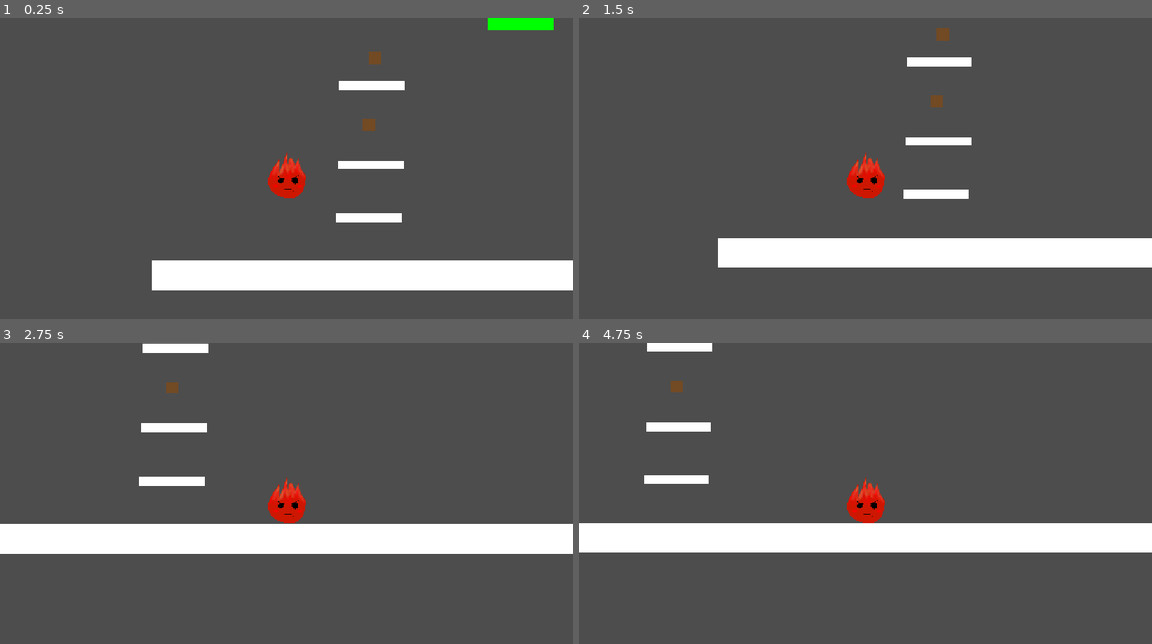
Above: before the commit, frames 1-4 (two rows, left to right).
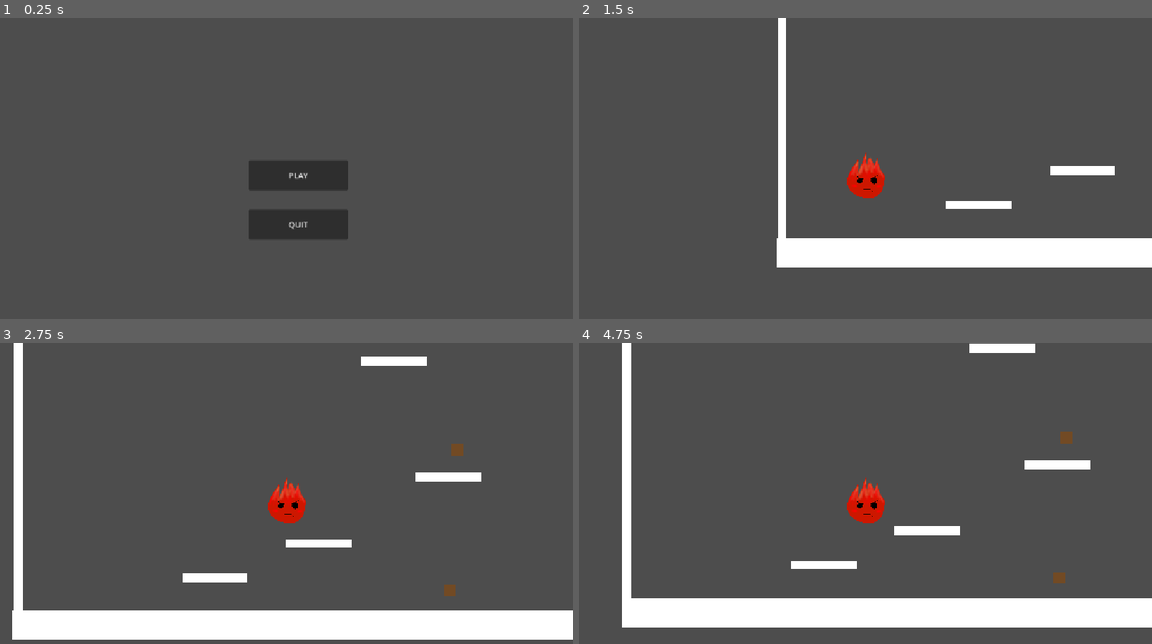
Above: after the commit, the same moments.

Repository: Gozittopl/HavenGameJam
Game: Godot game, scene res://scenes/Mainmenu.tscn
The game is run twice, just before and just after one commit, with the same random seed, the same clock (stepped at 60 frames per second) and the same inputs. Before the commit the project starts from res://scenes/lvl2.tscn.
Inputs (mouse positions are in pixels of both pictures, inside the frame that each line leads up to):
- Up to frame 1 (0.25 s): no input
- Up to frame 2 (1.5 s): click (876, 174) at 0.5 s, where only the run after the commit has a clickable "PLAY"; tap Enter (ui_accept) at 1.25 s; hold D (move_right) from 1.28 s (still down)
- Up to frame 3 (2.75 s): keep holding D (move_right); tap Enter (ui_accept) at 1.52, 2.27 s
- Up to frame 4 (4.75 s): release D (move_right) at 2.78 s; hold A (move_left) 2.78-3.53 s; hold D (move_right) from 3.53 s (still down); tap Enter (ui_accept) at 3.77, 4.52 s

The runs differ from the first frame. In frame 1, 12% of the frame differs, in the area x 26-100%, y 0-91%; in frame 2, 3.8%; in frame 3, 23%, in the area x 0-100%, y 0-99%; in frame 4, 22%.

Commit message:
levels

Diff:
--- a/project.godot
+++ b/project.godot
@@ -11,7 +11,7 @@
 [application]
 
 config/name="Gamejam2026"
-run/main_scene="uid://b223jgpr6dkdt"
+run/main_scene="uid://wyp0fl8oanam"
 config/features=PackedStringArray("4.6", "Forward Plus")
 config/icon="res://icon.svg"
 
--- /dev/null
+++ b/scenes/Mainmenu.tscn
@@ -0,0 +1,27 @@
+[gd_scene format=3 uid="uid://wyp0fl8oanam"]
+
+[ext_resource type="Script" uid="uid://ik4vn7ygsnme" path="res://scripts/mainmenu.gd" id="1_gmv32"]
+
+[node name="MainMenu" type="Control" unique_id=174271052]
+layout_mode = 3
+anchors_preset = 0
+script = ExtResource("1_gmv32")
+
+[node name="QuitButton" type="Button" parent="." unique_id=1702760663]
+layout_mode = 0
+offset_left = 500.0
+offset_top = 386.0
+offset_right = 700.0
+offset_bottom = 446.0
+text = "QUIT"
+
+[node name="PlayButton" type="Button" parent="." unique_id=366119069]
+layout_mode = 0
+offset_left = 500.0
+offset_top = 287.0
+offset_right = 700.0
+offset_bottom = 347.0
+text = "PLAY"
+
+[connection signal="pressed" from="QuitButton" to="." method="_on_quit_button_pressed"]
+[connection signal="pressed" from="PlayButton" to="." method="_on_play_button_pressed"]
--- a/scenes/level1.tscn
+++ b/scenes/level1.tscn
@@ -5,6 +5,7 @@
 [ext_resource type="PackedScene" uid="uid://c3u5huwtef4d6" path="res://scenes/Coffee.tscn" id="3_6sh32"]
 [ext_resource type="PackedScene" uid="uid://cdu67666ixq0m" path="res://scenes/platform.tscn" id="4_ejswk"]
 [ext_resource type="PackedScene" uid="uid://80dv7rfutiix" path="res://scenes/finish.tscn" id="5_ru4tf"]
+[ext_resource type="PackedScene" uid="uid://1rqsngruh4y2" path="res://scenes/wall.tscn" id="6_6sh32"]
 
 [node name="Level1" type="Node2D" unique_id=1460091751]
 
@@ -47,3 +48,11 @@
 [node name="Finish" parent="." unique_id=1119427143 instance=ExtResource("5_ru4tf")]
 position = Vector2(114, -57)
 next_level_path = "uid://bpctmb5uald5n"
+
+[node name="Wall" parent="." unique_id=98720528 instance=ExtResource("6_6sh32")]
+position = Vector2(-1223, -217)
+scale = Vector2(1, 10)
+
+[node name="Wall2" parent="." unique_id=1403905310 instance=ExtResource("6_6sh32")]
+position = Vector2(1145, -217)
+scale = Vector2(1, 10)
--- a/scenes/lvl2.tscn
+++ b/scenes/lvl2.tscn
@@ -5,6 +5,7 @@
 [ext_resource type="PackedScene" uid="uid://c3u5huwtef4d6" path="res://scenes/Coffee.tscn" id="3_nb5j2"]
 [ext_resource type="PackedScene" uid="uid://cdu67666ixq0m" path="res://scenes/platform.tscn" id="4_r7wj8"]
 [ext_resource type="PackedScene" uid="uid://80dv7rfutiix" path="res://scenes/finish.tscn" id="5_3n54i"]
+[ext_resource type="PackedScene" uid="uid://1rqsngruh4y2" path="res://scenes/wall.tscn" id="6_nb5j2"]
 
 [node name="Main" type="Node2D" unique_id=1460091751]
 
@@ -12,7 +13,7 @@
 position = Vector2(-784, 550)
 
 [node name="Ground" parent="." unique_id=2120301584 instance=ExtResource("2_3n54i")]
-position = Vector2(-38, 936)
+position = Vector2(-487, 912)
 
 [node name="Coffee" parent="." unique_id=575645644 instance=ExtResource("3_nb5j2")]
 position = Vector2(-507, 428)
@@ -45,3 +46,13 @@
 position = Vector2(-452, -1332)
 
 [node name="Finish" parent="." unique_id=1119427143 instance=ExtResource("5_3n54i")]
+position = Vector2(-449, -1450)
+next_level_path = "uid://cvga1viiy511n"
+
+[node name="Wall" parent="." unique_id=2139381859 instance=ExtResource("6_nb5j2")]
+position = Vector2(-1663, -1316)
+scale = Vector2(1, 20)
+
+[node name="Wall2" parent="." unique_id=1224492321 instance=ExtResource("6_nb5j2")]
+position = Vector2(693, -1348)
+scale = Vector2(1, 20)
--- /dev/null
+++ b/scenes/lvl3.tscn
@@ -0,0 +1,12 @@
+[gd_scene format=3 uid="uid://cvga1viiy511n"]
+
+[ext_resource type="PackedScene" uid="uid://dvjjwqm04qhol" path="res://scenes/player.tscn" id="1_br341"]
+[ext_resource type="PackedScene" uid="uid://d0featkr5y2ps" path="res://scenes/ground.tscn" id="2_ry0qh"]
+
+[node name="Main" type="Node2D" unique_id=1460091751]
+
+[node name="Player" parent="." unique_id=517550424 instance=ExtResource("1_br341")]
+position = Vector2(-784, 550)
+
+[node name="Ground" parent="." unique_id=2120301584 instance=ExtResource("2_ry0qh")]
+position = Vector2(-38, 936)
--- a/scenes/tutorial.tscn
+++ b/scenes/tutorial.tscn
@@ -5,6 +5,7 @@
 [ext_resource type="PackedScene" uid="uid://c3u5huwtef4d6" path="res://scenes/Coffee.tscn" id="3_6yjpi"]
 [ext_resource type="PackedScene" uid="uid://cdu67666ixq0m" path="res://scenes/platform.tscn" id="4_gbqnl"]
 [ext_resource type="PackedScene" uid="uid://80dv7rfutiix" path="res://scenes/finish.tscn" id="5_cq4me"]
+[ext_resource type="PackedScene" uid="uid://1rqsngruh4y2" path="res://scenes/wall.tscn" id="6_6yjpi"]
 
 [node name="Main" type="Node2D" unique_id=1460091751]
 position = Vector2(27, -27)
@@ -45,3 +46,14 @@
 
 [node name="Platform6" parent="." unique_id=1811704843 instance=ExtResource("4_gbqnl")]
 position = Vector2(-463, -510)
+
+[node name="Wall" parent="." unique_id=723673770 instance=ExtResource("6_6yjpi")]
+position = Vector2(-1220, -208)
+scale = Vector2(1, 10)
+
+[node name="Wall2" parent="." unique_id=1478810157 instance=ExtResource("6_6yjpi")]
+position = Vector2(1154, -214.00002)
+scale = Vector2(1, 10)
+
+[node name="Ground2" parent="." unique_id=1439100834 instance=ExtResource("2_cq4me")]
+position = Vector2(-38, -1343)
--- /dev/null
+++ b/scenes/wall.tscn
@@ -0,0 +1,25 @@
+[gd_scene format=3 uid="uid://1rqsngruh4y2"]
+
+[sub_resource type="RectangleShape2D" id="RectangleShape2D_mrg2o"]
+size = Vector2(220, 30)
+
+[node name="Ground" type="StaticBody2D" unique_id=2120301584]
+
+[node name="ColorRect" type="ColorRect" parent="." unique_id=1662144701]
+anchors_preset = 8
+anchor_left = 0.5
+anchor_top = 0.5
+anchor_right = 0.5
+anchor_bottom = 0.5
+offset_left = 14.0
+offset_top = -110.0
+offset_right = 234.0
+offset_bottom = -80.0
+grow_horizontal = 2
+grow_vertical = 2
+rotation = 1.5707964
+
+[node name="CollisionShape2D" type="CollisionShape2D" parent="." unique_id=565563816]
+position = Vector2(-1, 0)
+rotation = 1.5707964
+shape = SubResource("RectangleShape2D_mrg2o")
--- /dev/null
+++ b/scripts/mainmenu.gd
@@ -0,0 +1,8 @@
+extends Control
+
+func _on_play_button_pressed():
+	get_tree().change_scene_to_file("res://scenes/tutorial.tscn")
+
+
+func _on_quit_button_pressed():
+	get_tree().quit()
Not shown, added: scripts/mainmenu.gd.uid
